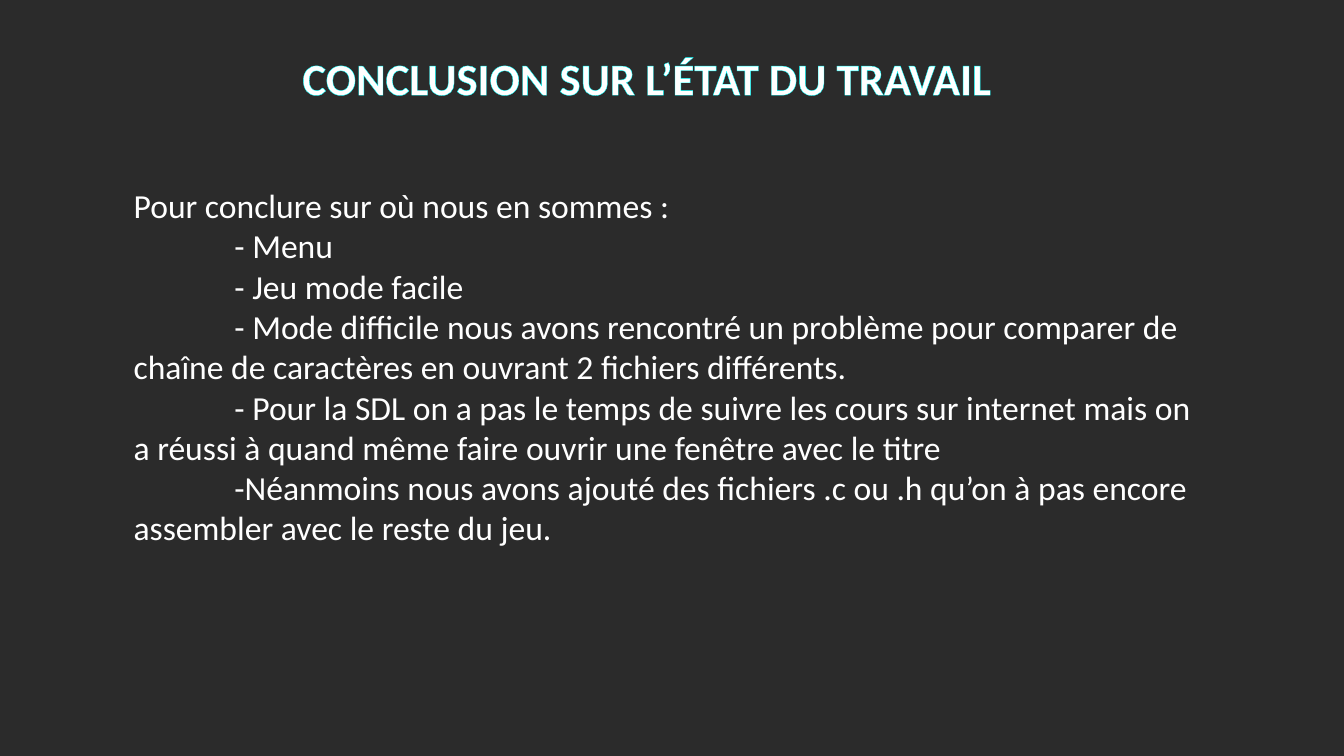
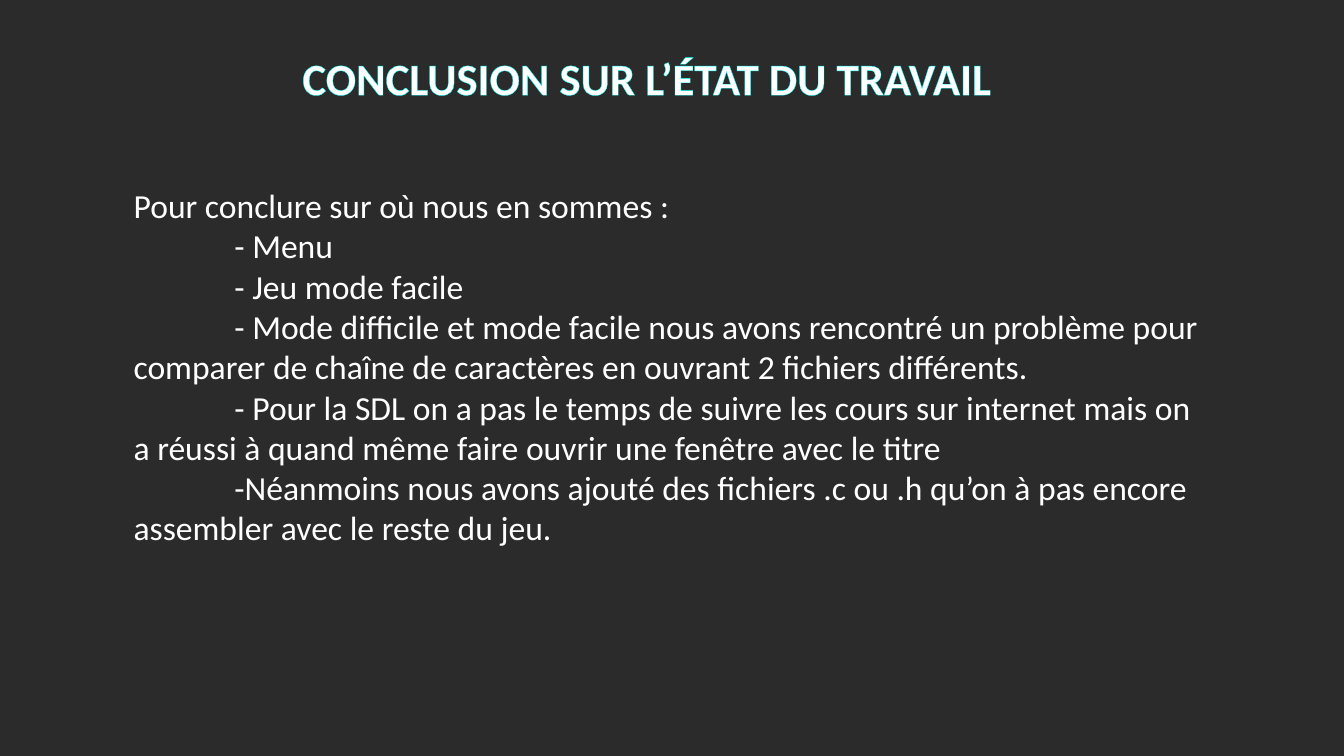
Before and after one commit to SmainMoussa/Dossier-du-jeu, a slide deck: slide 9 of JEU-DE-PORTES.pptx. Drawn at 1344x756 pixels with LibreOffice and Linux fonts; fonts in the diff are those of the drawing; background and template pictures are left out; a plain dark background stands for a picture behind light text. Boxes give left, top, right and bottom in pixels: in the first picture for what was removed or moved away, otherwise in the second. Text is boxed around its words. In the diff, an @@ line names an element or a change of style, - is before the commit and + after.

```diff
--- a/JEU-DE-PORTES.pptx
+++ b/JEU-DE-PORTES.pptx
@@ text at (134, 315, 1198, 385): text changed @@
-- Mode difficile nous avons rencontré un problème pour comparer de chaîne de caractères en ouvrant 2 fichiers différents.
+- Mode difficile et mode facile nous avons rencontré un problème pour comparer de chaîne de caractères en ouvrant 2 fichiers différents.
```
Also in this commit, not shown: 9 other files.
